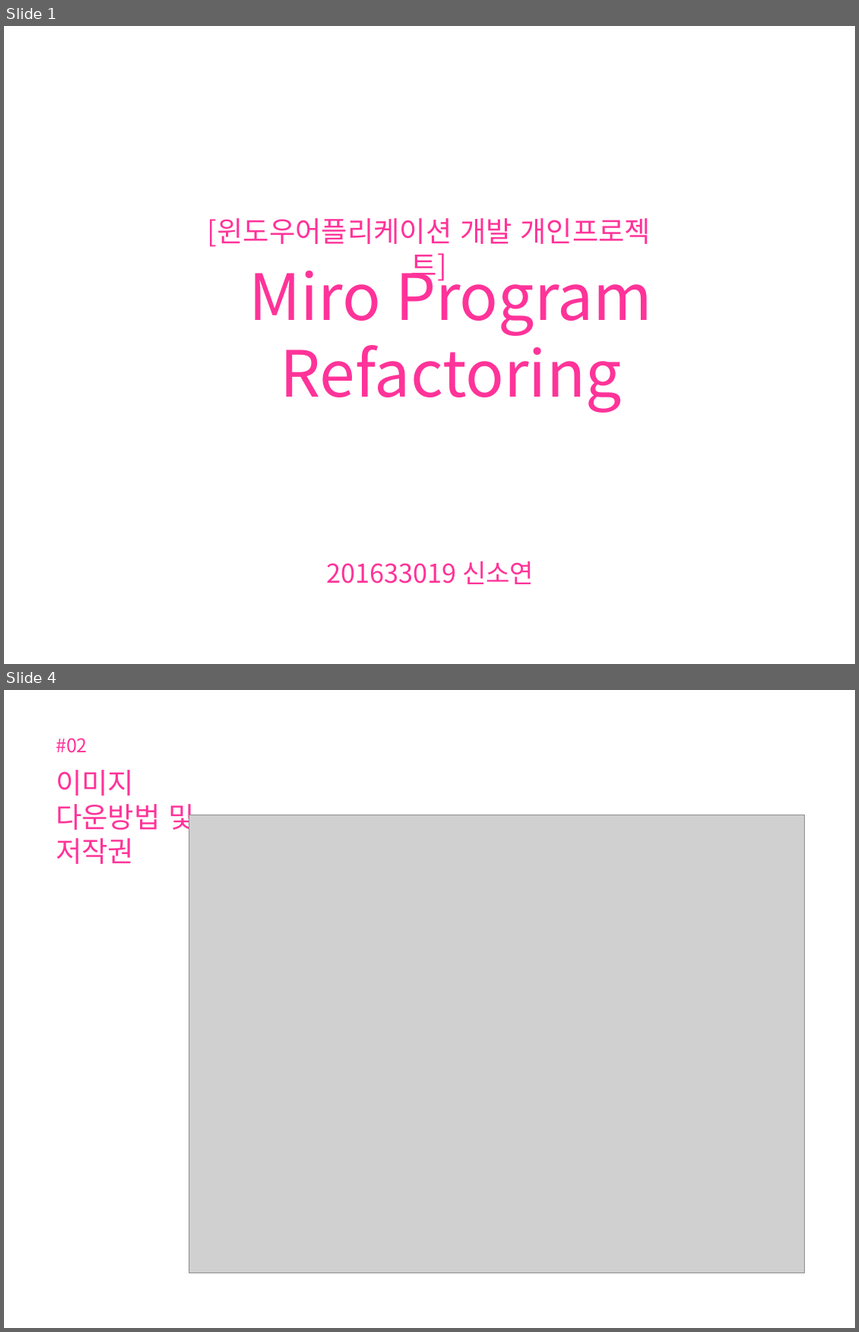
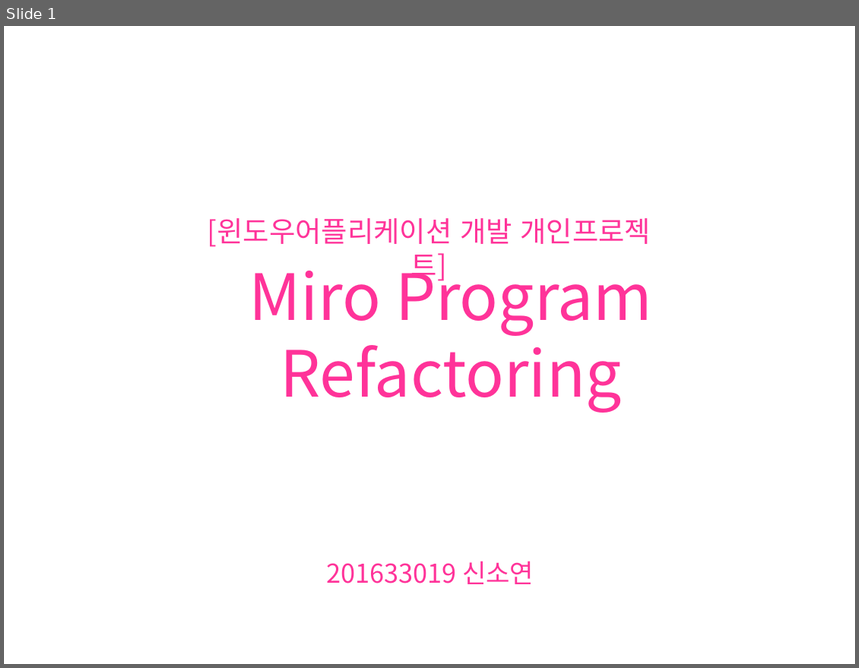
Before and after one commit to shinsoyeon16/MiroProgram_csRefactoring, a slide deck: 윈도우어플리케이션개발_개별발표2_MiroRefactoring_201633019신소연.pptx. Shown one above the other, each under a label of ours: slides 1 and 4 before the commit, slide 1 after it; the slides between them are not shown. The pictures are 859x1332 and 859x668 pixels, drawn with LibreOffice and Linux fonts; fonts in the diff are those of the drawing; grey boxes stand for pictures; background and template pictures are left out. Boxes give left, top, right and bottom in pixels: in the first picture for what was removed or moved away, otherwise in the second. Text is boxed around its words. In the diff, an @@ line names an element or a change of style, - is before the commit and + after.

```diff
--- a/윈도우어플리케이션개발_개별발표2_MiroRefactoring_201633019신소연.pptx
+++ b/윈도우어플리케이션개발_개별발표2_MiroRefactoring_201633019신소연.pptx
@@ slide 4 removed at [4,690,855,1328], background picture (left out) @@
@@ text removed at [56,738,87,753] @@
-#02
@@ text removed at [56,770,194,864] @@
-이미지
-다운방법 및
-저작권
@@ picture removed at [189,815,805,1274] @@
```
Also in this commit, not shown: 11 slides added, 7 other slides removed, 1 other file.
